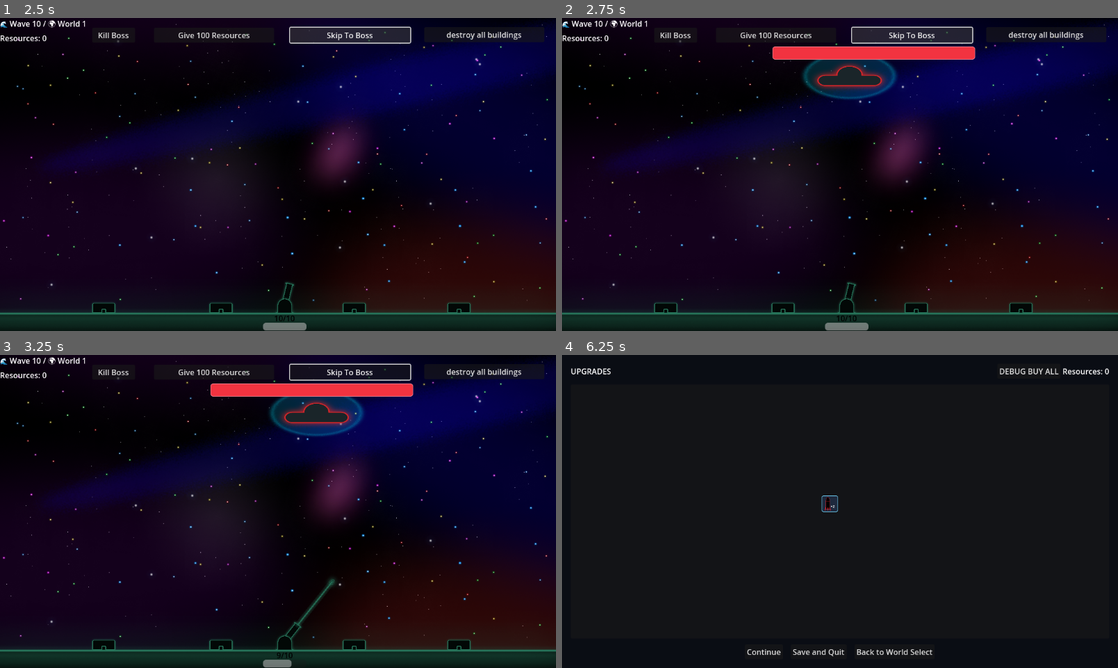
Above: before the commit, frames 1-4 (two rows, left to right).
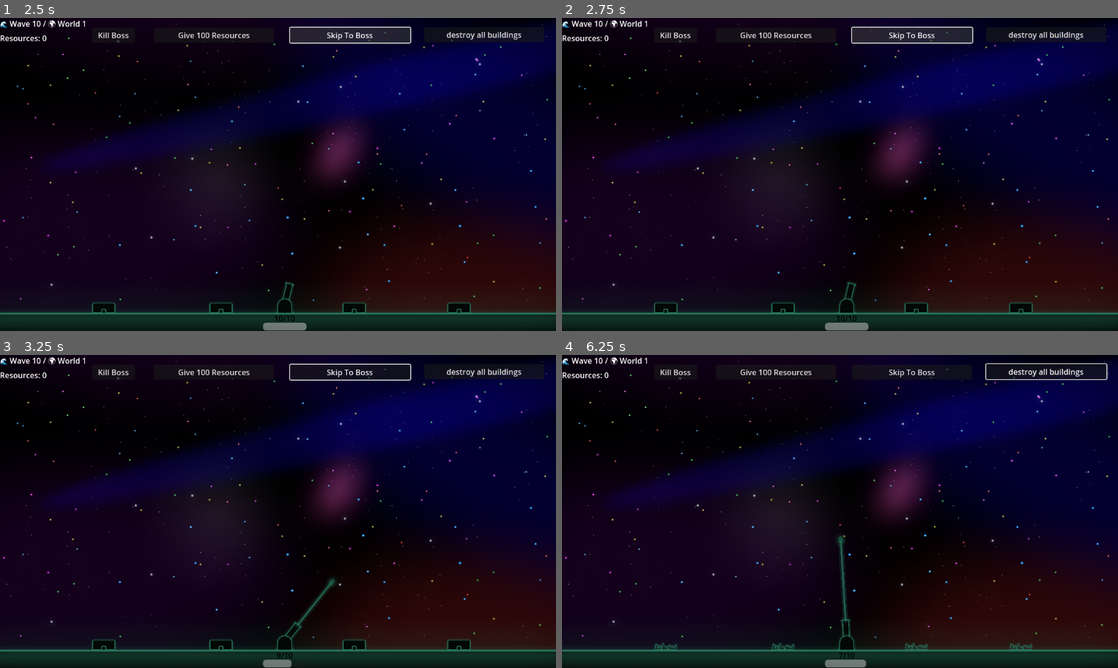
Above: after the commit, the same moments.

Repository: aceofknights/Missile-Game
Game: Godot game, scene res://Scene/UpgradeScreen.tscn
The game is run twice, just before and just after one commit, with the same random seed, the same clock (stepped at 60 frames per second) and the same inputs. This scene is started directly instead of the project's main scene. Sound files missing from this copy of the repository are replaced by a short silence.
Inputs (mouse positions are in pixels of both pictures, inside the frame that each line leads up to):
- Up to frame 1 (2.5 s): click "Continue" at 0.5 s; click "Skip To Boss" at 1.25 s; click "Skip To Boss" at 2 s
- Up to frame 2 (2.75 s): no input
- Up to frame 3 (3.25 s): tap Enter at 2.75 s; move the mouse to (400, 495) at 2.77 s; hold W from 2.78 s (still down); hold E from 2.78 s (still down); click (400, 495) at 2.92 s; tap Space at 3.02 s
- Up to frame 4 (6.25 s): release W at 3.5 s; release E at 3.5 s; drag from (728, 527) to (834, 658) at 3.52 s; click "destroy all buildings" at 4.25 s; move the mouse to (895, 442) at 5.02 s; hold W 5.03-5.75 s; hold E 5.03-5.75 s; click (840, 527) at 5.75 s, where only the run before the commit has a clickable "Continue"

Frame 1 is identical in both runs. In frame 2, 3.3% of the frame differs, in the area x 37-75%, y 9-26%; in frame 3, 3.3%; in frame 4, 22%, in the area x 0-100%, y 0-100%.
Error after the commit: Invalid call. Nonexistent function 'spawn_boss' in base 'Nil'. (res://Scripts/GameManager.gd:1116)

Commit message:
update to boss feel

Diff:
--- a/Scripts/BossUfo.gd
+++ b/Scripts/BossUfo.gd
@@ -3,6 +3,7 @@
 signal enemy_died
 signal boss_defeated
 signal start_death_animation(boss: Node)
+
 @export var explosion_scene: PackedScene
 @export var missile_scene: PackedScene
 @export var scatter_missile_scene: PackedScene
@@ -28,6 +29,26 @@
 @export var hit_flash_step_time: float = 0.08
 @export var hit_flash_cycles: int = 3
 
+# Shield transition settings
+@export var shield_flash_color: Color = Color(1.0, 1.0, 1.0, 1.0)
+@export var shield_flash_step_time: float = 0.06
+@export var shield_flash_cycles: int = 2
+@export var shield_pop_time: float = 0.12
+@export var shield_on_start_scale_multiplier: float = 0.35
+@export var shield_off_end_scale_multiplier: float = 0.25
+
+# Movement settings
+@export var move_margin_x: float = 120.0
+@export var move_min_y: float = 90.0
+@export var move_max_y: float = 220.0
+@export var arrive_distance: float = 12.0
+@export var target_pause_min: float = 0.25
+@export var target_pause_max: float = 0.75
+
+# Bob settings
+@export var bob_amount: float = 10.0
+@export var bob_speed: float = 2.4
+
 @onready var shield_timer: Timer = $ShieldTimer
 @onready var missile_timer: Timer = $MissileTimer
 @onready var scatter_timer: Timer = $ScatterTimer
@@ -38,12 +59,20 @@
 var health: int = 3
 var shield_active: bool = true
 var hit_used_this_down_window: bool = false
-var move_direction: float = 1.0
 var is_dead: bool = false
 var current_scatter_interval: float = 8.0
 
 var _base_sprite_modulate: Color = Color(1, 1, 1, 1)
+var _shield_base_modulate: Color = Color(1, 1, 1, 1)
 var _hit_flash_tween: Tween
+var _shield_tween: Tween
+
+var _move_target: Vector2 = Vector2.ZERO
+var _move_pause_timer: float = 0.0
+var _bob_time: float = 0.0
+var _flash_sprite_base_position: Vector2 = Vector2.ZERO
+var _shield_sprite_base_position: Vector2 = Vector2.ZERO
+var _shield_sprite_base_scale: Vector2 = Vector2.ONE
 
 
 func _add_to_scene(node: Node) -> void:
@@ -62,10 +91,16 @@
 
 	if flash_sprite:
 		_base_sprite_modulate = flash_sprite.modulate
+		_flash_sprite_base_position = flash_sprite.position
 		print("✅ Boss flash sprite found:", flash_sprite.name)
 	else:
 		print("❌ Boss flash sprite NOT found. Set flash_sprite_path in the inspector.")
 
+	if shield_sprite:
+		_shield_sprite_base_position = shield_sprite.position
+		_shield_sprite_base_scale = shield_sprite.scale
+		_shield_base_modulate = shield_sprite.modulate
+
 	shield_timer.wait_time = shield_up_duration
 	shield_timer.timeout.connect(_on_shield_timer_timeout)
 	shield_timer.start()
@@ -78,7 +113,8 @@
 	scatter_timer.timeout.connect(_on_scatter_timer_timeout)
 	_schedule_next_scatter()
 
-	_set_shield_active(true)
+	_set_shield_active(true, true)
+	_pick_new_move_target(true)
 	print("👾 Boss ready:", boss_name, " HP=", health)
 
 
@@ -89,7 +125,12 @@
 	if boss_health:
 		boss_health.text = "Health %d" % health
 
-	var viewport := get_viewport_rect().size
+	_update_movement(delta)
+	_update_bob(delta)
+
+
+func _update_movement(delta: float) -> void:
+	var viewport: Vector2 = get_viewport_rect().size
 	var boss_speed: float = 1.0
 
 	if health >= 3:
@@ -99,14 +140,49 @@
 	else:
 		boss_speed = 5.0
 
-	global_position.x += move_direction * boss_speed * move_speed * delta
-
-	if global_position.x < 120:
-		global_position.x = 120
-		move_direction = 1.0
-	elif global_position.x > viewport.x - 120:
-		global_position.x = viewport.x - 120
-		move_direction = -1.0
+	if _move_pause_timer > 0.0:
+		_move_pause_timer = maxf(0.0, _move_pause_timer - delta)
+		if _move_pause_timer <= 0.0:
+			_pick_new_move_target(false)
+		return
+
+	var to_target: Vector2 = _move_target - global_position
+	var distance_to_target: float = to_target.length()
+
+	if distance_to_target <= arrive_distance:
+		_move_pause_timer = randf_range(target_pause_min, target_pause_max)
+		return
+
+	var direction: Vector2 = to_target.normalized()
+	global_position += direction * move_speed * boss_speed * delta
+
+	global_position.x = clampf(global_position.x, move_margin_x, viewport.x - move_margin_x)
+	global_position.y = clampf(global_position.y, move_min_y, move_max_y)
+
+
+func _update_bob(delta: float) -> void:
+	if flash_sprite == null:
+		return
+
+	_bob_time += delta * bob_speed
+	var bob_offset_y: float = sin(_bob_time) * bob_amount
+	var bob_offset := Vector2(0.0, bob_offset_y)
+
+	flash_sprite.position = _flash_sprite_base_position + bob_offset
+
+	if shield_sprite:
+		shield_sprite.position = _shield_sprite_base_position + bob_offset
+
+
+func _pick_new_move_target(snap_to_target: bool) -> void:
+	var viewport: Vector2 = get_viewport_rect().size
+	_move_target = Vector2(
+		randf_range(move_margin_x, viewport.x - move_margin_x),
+		randf_range(move_min_y, move_max_y)
+	)
+
+	if snap_to_target:
+		global_position = _move_target
 
 
 func die(no_reward: bool = false) -> void:
@@ -229,26 +305,39 @@
 	_add_to_scene(missile)
 	print("☄️ Scatter missile launched")
 
+
 func get_boss_visual_node() -> CanvasItem:
 	return flash_sprite
 
 
 func get_boss_death_particles() -> GPUParticles2D:
 	return get_node_or_null("DeathParticles") as GPUParticles2D
+
 
 func _prepare_for_death_animation() -> void:
 	is_dead = true
 	missile_timer.stop()
 	shield_timer.stop()
 	scatter_timer.stop()
-	_set_shield_active(false)
+	_set_shield_active(false, true)
 
 	if _hit_flash_tween:
 		_hit_flash_tween.kill()
 		_hit_flash_tween = null
 
+	if _shield_tween:
+		_shield_tween.kill()
+		_shield_tween = null
+
 	if flash_sprite:
 		flash_sprite.modulate = _base_sprite_modulate
+		flash_sprite.position = _flash_sprite_base_position
+
+	if shield_sprite:
+		shield_sprite.position = _shield_sprite_base_position
+		shield_sprite.scale = _shield_sprite_base_scale
+		shield_sprite.modulate = _shield_base_modulate
+		shield_sprite.visible = false
 
 	monitoring = false
 	monitorable = false
@@ -256,6 +345,7 @@
 	var collision_shape := get_node_or_null("CollisionShape2D") as CollisionShape2D
 	if collision_shape:
 		collision_shape.disabled = true
+
 
 func get_boss_body_size() -> Vector2:
 	var sprite_node := flash_sprite as Sprite2D
@@ -274,10 +364,72 @@
 
 	return Vector2(180.0, 120.0)
 
-func _set_shield_active(value: bool) -> void:
+
+func _set_shield_active(value: bool, instant: bool = false) -> void:
 	shield_active = value
-	if shield_sprite:
-		shield_sprite.visible = shield_active
+
+	if shield_sprite == null:
+		return
+
+	if instant:
+		if _shield_tween:
+			_shield_tween.kill()
+			_shield_tween = null
+		shield_sprite.visible = value
+		shield_sprite.scale = _shield_sprite_base_scale
+		shield_sprite.modulate = _shield_base_modulate
+		return
+
+	_play_shield_transition(value)
+
+
+func _play_shield_transition(turning_on: bool) -> void:
+	if shield_sprite == null:
+		return
+
+	if _shield_tween:
+		_shield_tween.kill()
+
+	shield_sprite.modulate = _shield_base_modulate
+	_shield_tween = create_tween()
+
+	var cycles: int = max(1, shield_flash_cycles)
+
+	if turning_on:
+		shield_sprite.visible = true
+		shield_sprite.scale = _shield_sprite_base_scale * shield_on_start_scale_multiplier
+
+		for _i in range(cycles):
+			_shield_tween.tween_property(shield_sprite, "modulate", shield_flash_color, shield_flash_step_time)
+			_shield_tween.tween_property(shield_sprite, "modulate", _shield_base_modulate, shield_flash_step_time)
+
+		_shield_tween.tween_property(shield_sprite, "scale", _shield_sprite_base_scale, shield_pop_time)
+		_shield_tween.finished.connect(_on_shield_tween_finished.bind(true))
+	else:
+		shield_sprite.visible = true
+		shield_sprite.scale = _shield_sprite_base_scale
+
+		for _i in range(cycles):
+			_shield_tween.tween_property(shield_sprite, "modulate", shield_flash_color, shield_flash_step_time)
+			_shield_tween.tween_property(shield_sprite, "modulate", _shield_base_modulate, shield_flash_step_time)
+
+		_shield_tween.tween_property(
+			shield_sprite,
+			"scale",
+			_shield_sprite_base_scale * shield_off_end_scale_multiplier,
+			shield_pop_time
+		)
+		_shield_tween.finished.connect(_on_shield_tween_finished.bind(false))
+
+
+func _on_shield_tween_finished(should_remain_visible: bool) -> void:
+	_shield_tween = null
+	if shield_sprite == null:
+		return
+
+	shield_sprite.modulate = _shield_base_modulate
+	shield_sprite.scale = _shield_sprite_base_scale
+	shield_sprite.visible = should_remain_visible
 
 
 func _play_hit_flash() -> void:
@@ -300,6 +452,7 @@
 	_hit_flash_tween.tween_property(flash_sprite, "modulate", _base_sprite_modulate, hit_flash_step_time)
 	_hit_flash_tween.finished.connect(_on_hit_flash_finished)
 
+
 func _on_hit_flash_finished() -> void:
 	_hit_flash_tween = null
 	if flash_sprite:
--- a/Scripts/GameManager.gd
+++ b/Scripts/GameManager.gd
@@ -25,7 +25,7 @@
 	PATH_MEDIUM: 1.7,
 	PATH_EXPENSIVE: 2
 }
-
+var wave_start_nonce := 0
 var current_wave := 1
 var current_world := 1
 var transitioning_world := false
@@ -1085,7 +1085,14 @@
 
 
 func start_wave():
+	wave_start_nonce += 1
+	var my_nonce: int = wave_start_nonce
+
 	await get_tree().create_timer(2.0).timeout
+
+	if my_nonce != wave_start_nonce:
+		print("⛔ start_wave() cancelled by newer wave request")
+		return
 
 	print("📣 start_wave() called")
 	print("🌊 Starting Wave %d (World %d)" % [current_wave, current_world])
@@ -1111,7 +1118,6 @@
 		enemies_to_spawn = current_wave * 2
 		await spawn_enemies_gradually(enemies_to_spawn)
 		_spawn_world_special_attacks()
-
 
 func spawn_enemies_gradually(count):
 	var delay = max(0.3, 1.5 - (current_world * 0.2) - (current_wave * 0.05))
--- a/Scripts/Main.gd
+++ b/Scripts/Main.gd
@@ -48,6 +48,8 @@
 @export var boss_death_final_scale: float = 0.18
 @export var boss_death_rotation_degrees: float = 85.0
 @export var boss_death_curve_height: float = 110.0
+@export var victory_screen_delay_after_explosions: float = 2.0
+@export var defeat_screen_delay_after_explosions: float = 2.0
 
 var _boss_death_animation_in_progress: bool = false
 var _active_boss: Node = null
@@ -254,16 +256,47 @@
 
 
 func _skip_to_boss() -> void:
-	if GameManager.current_world == 1:
-		GameManager.current_wave = 10
-	elif GameManager.current_world == 2:
-		GameManager.current_wave = 15
-	elif GameManager.current_world == 3:
-		GameManager.current_wave = 20
-	elif GameManager.current_world == 4:
-		GameManager.current_wave = 35
-	elif GameManager.current_world == 5:
-		GameManager.current_wave = 50
+	var boss_wave: int = 10
+
+	match GameManager.current_world:
+		1:
+			boss_wave = 10
+		2:
+			boss_wave = 15
+		3:
+			boss_wave = 20
+		4:
+			boss_wave = 35
+		5:
+			boss_wave = 50
+		_:
+			boss_wave = 10
+
+	# If already on the boss wave, just restart it cleanly.
+	# If past it somehow, do nothing.
+	if GameManager.current_wave > boss_wave:
+		print("⚠ Already past boss wave %d" % boss_wave)
+		return
+
+	# Hard-stop the current wave so it cannot finish and increment afterward.
+	GameManager.wave_active = false
+	GameManager.enemies_alive = 0
+	GameManager.is_boss_wave = false
+	GameManager.world_special_state = {}
+
+	# Clear active enemies from the current wave.
+	for enemy in get_tree().get_nodes_in_group("enemy"):
+		if enemy and is_instance_valid(enemy):
+			enemy.queue_free()
+
+	# Jump directly to the boss wave and start it fresh.
+	GameManager.current_wave = boss_wave
+	await get_tree().process_frame
+	GameManager.start_wave()
+
+	print("⏭ Ended current wave and started boss wave %d" % boss_wave)
+
+
 
 
 func _apply_building_unlocks() -> void:
@@ -855,6 +888,7 @@
 		explosion_size = _estimate_boss_body_size(boss)
 
 	await _spawn_burst_explosions_in_rect(explosion_center, explosion_size, BOSS_DEATH_EXPLOSION_COUNT, BOSS_DEATH_EXPLOSION_INTERVAL)
+	await get_tree().create_timer(victory_screen_delay_after_explosions).timeout
 	_show_end_menu("VICTORY")
 	_end_flow_in_progress = false
 
@@ -865,6 +899,7 @@
 
 	_end_flow_in_progress = true
 	await _spawn_bottom_explosions(PLAYER_DEATH_EXPLOSION_COUNT, PLAYER_DEATH_EXPLOSION_INTERVAL)
+	await get_tree().create_timer(defeat_screen_delay_after_explosions).timeout
 	_show_end_menu("DEFEAT")
 	_end_flow_in_progress = false
 
